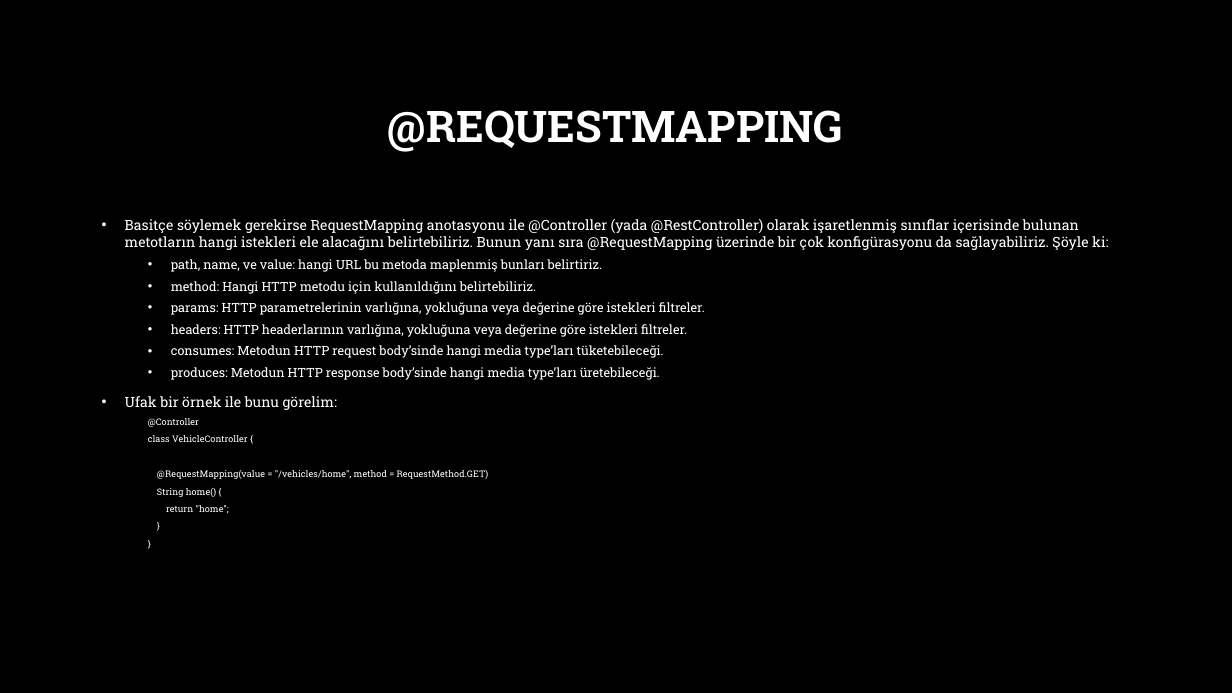
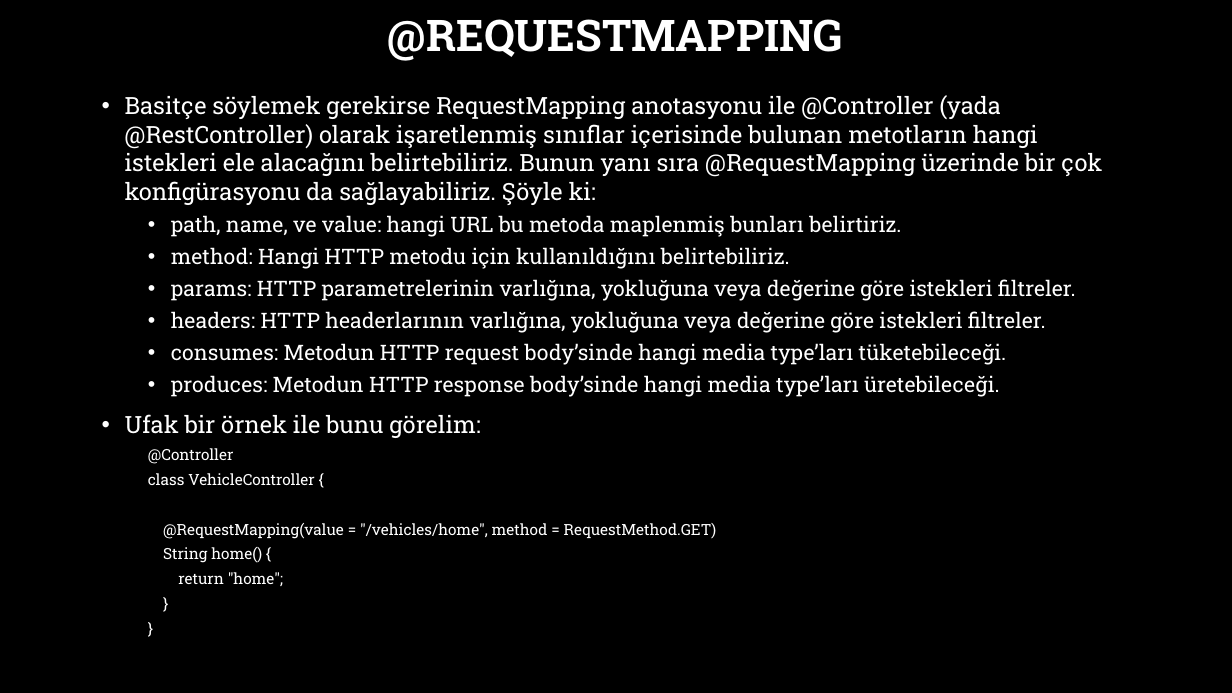
Before and after one commit to burakduman-bilgeadam/sunum, a slide deck: slide 3 of Spring/6-spring-web-mapping.pptx. Drawn at 1232x693 pixels with LibreOffice and Linux fonts; fonts in the diff are those of the drawing; background and template pictures are left out. Boxes give left, top, right and bottom in pixels: in the first picture for what was removed or moved away, otherwise in the second. Text is boxed around its words. In the diff, an @@ line names an element or a change of style, - is before the commit and + after.

```diff
--- a/Spring/6-spring-web-mapping.pptx
+++ b/Spring/6-spring-web-mapping.pptx
@@ title "@REQUESTMAPPING": place and size @@
-title "@REQUESTMAPPING" at bbox=[388, 110, 843, 152]
+title "@REQUESTMAPPING" at bbox=[388, 19, 843, 61]
@@ text "Basitçe söylemek gerekirse RequestMapping anotasyonu ...": place and size @@
-text "Basitçe söylemek gerekirse RequestMapping anotasyonu ..." at bbox=[125, 219, 1108, 513]
+text "Basitçe söylemek gerekirse RequestMapping anotasyonu ..." at bbox=[125, 95, 1102, 586]
@@ text "Basitçe söylemek gerekirse RequestMapping anotasyonu ..." at bbox=[125, 95, 1102, 586]: size 11 to 18.5 pt in "Basitçe söylemek gerekirse RequestMapping anotasyonu ile @Co ...", "Ufak bir örnek ile bunu görelim:"; size 9.9 to 16.6 pt in "path, name, ve value: hangi URL bu ...", "method: Hangi HTTP metodu için kullanıldığını belirtebiliriz ...", "params: HTTP parametrelerinin varlığına, yokluğuna veya değe ...", "headers: HTTP headerlarının varlığına, yokluğuna veya değeri ..." and 2 more places; size 7.2 to 12 pt in "@Controller", "class VehicleController {", "@RequestMapping(value = "/vehicles/home", method = RequestMe ...", "String home() {" and 3 more places @@
```
Also in this commit, not shown: 6 other slides changed, 1 other file.
